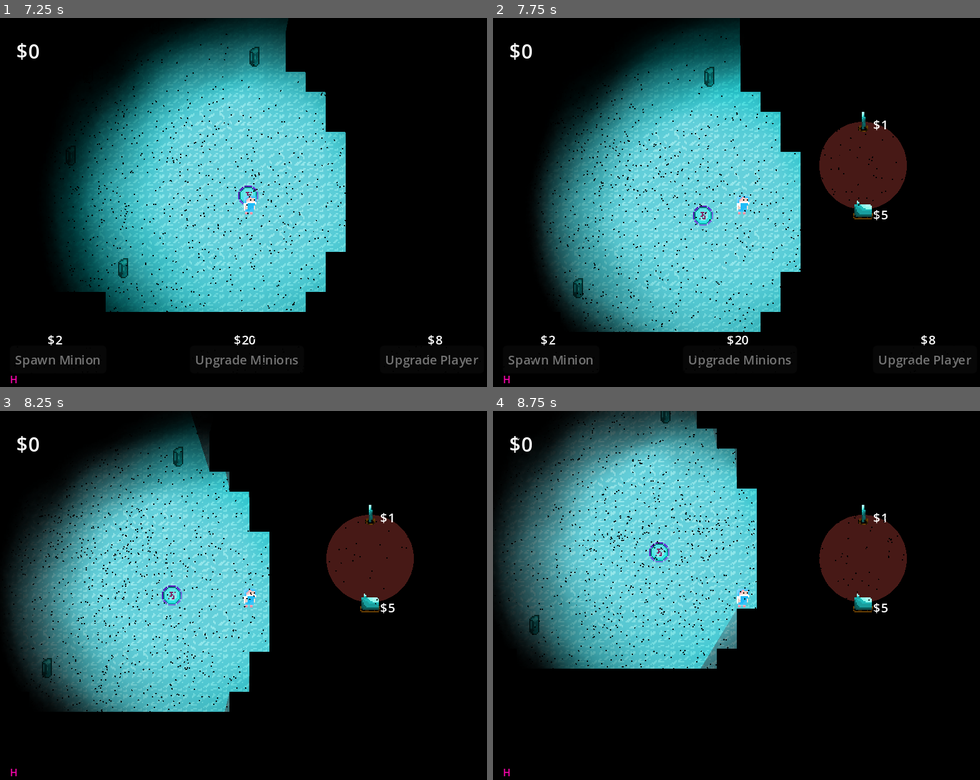
Above: before the commit, frames 1-4 (two rows, left to right).
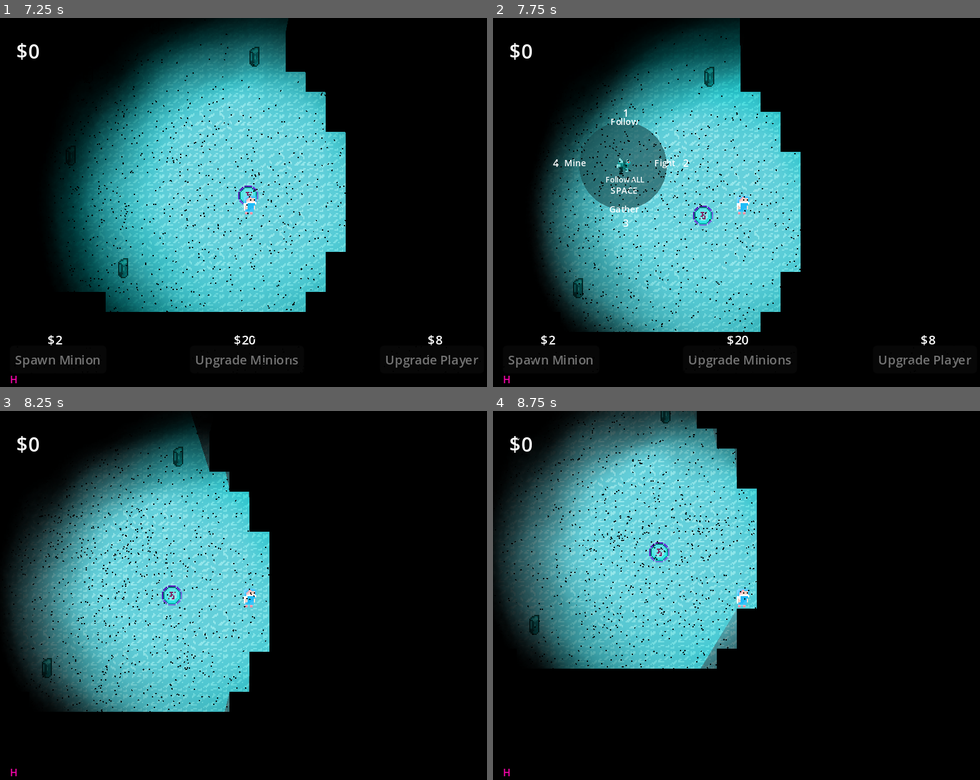
Above: after the commit, the same moments.

Repository: ConnorChow/LudumDare2024
Game: Godot game, scene res://Scenes/World.tscn
The game is run twice, just before and just after one commit, with the same random seed, the same clock (stepped at 60 frames per second) and the same inputs.
Inputs (mouse positions are in pixels of both pictures, inside the frame that each line leads up to):
- Up to frame 1 (7.25 s): move the mouse to (360, 187) at 0.52 s; hold Right (right) 0.53-1.28 s; tap 1 (1) at 0.6 s; tap 2 (2) at 0.8, 1.35 s; move the mouse to (150, 224) at 1.27 s; hold Down (down) 1.28-2.03 s; tap 3 (3) at 1.55, 2.1 s; move the mouse to (301, 121) at 2.02 s; hold Right (right) 2.03-2.78 s; tap 4 (4) at 2.3, 2.85 s; move the mouse to (224, 279) at 2.77 s; hold Up (up) 2.78-3.53 s; tap 5 (5) at 3.05, 3.6 s; move the mouse to (399, 261) at 3.52 s; hold Left (left) 3.53-5.03 s; tap R (assign_foraging) at 3.8, 4.35 s; move the mouse to (102, 150) at 4.27 s; tap F (follow) at 4.55, 5.1 s; move the mouse to (272, 206) at 5.02 s; hold Down (down) 5.03-5.78 s; tap E (grab) at 5.3, 5.85 s; move the mouse to (175, 110) at 5.77 s; hold Right (right) 5.78-6.53 s; tap Space (role_call) at 6.05, 6.6 s; move the mouse to (360, 187) at 6.52 s; hold Up (up) from 6.53 s (still down); tap Middle mouse button (wheelToggle) at 6.8 s
- Up to frame 2 (7.75 s): move the mouse to (643, 224) at 7.27 s; release Up (up) at 7.28 s; hold Right (right) from 7.28 s (still down); tap Middle mouse button (wheelToggle) at 7.35 s; right-click (643, 224) at 7.55 s
- Up to frame 3 (8.25 s): move the mouse to (301, 514) at 8.02 s; release Right (right) at 8.03 s; hold Down (down) from 8.03 s (still down); right-click (301, 514) at 8.1 s
- Up to frame 4 (8.75 s): keep holding Down (down); tap 1 (1) at 8.3 s

Frame 1 is identical in both runs. In frame 2, 6.8% of the frame differs, in the area x 12-85%, y 24-57%; in frame 3, 3.5%; in frame 4, 3.5%.

Commit message:
improved controls

Diff:
--- a/Player/Player.gd
+++ b/Player/Player.gd
@@ -32,6 +32,11 @@
 #buy player upgrades
 @onready var cur_player_label = $UiNodes/buyMenu/curPlayerLabel
 @onready var buy_player = $UiNodes/buyMenu/buyPlayer
+
+#minionwheel
+var minionWheel : bool = false
+@onready var direct_wheel = $UiNodes/directWheel
+
 
 #placeable objects
 var wheelOpen : bool = false
@@ -147,6 +152,18 @@
 				pass
 			if Input.is_action_just_pressed("5"):
 				pass
+		else:
+			if Input.is_action_just_pressed("1"):
+				antFollow()
+			if Input.is_action_just_pressed("2"):
+				antFight()
+			if Input.is_action_just_pressed("3"):
+				antForage()
+			if Input.is_action_just_pressed("4"):
+				antMine()
+			if Input.is_action_just_pressed("5"):
+				pass
+
 
 	if Input.is_action_just_pressed("recall"):
 		if heldObject != null:
@@ -156,6 +173,14 @@
 	if Input.is_action_just_pressed("wheelToggle"):
 		place_wheel.visible = !place_wheel.visible
 		wheelOpen = !wheelOpen
+		direct_wheel.visible = false
+		minionWheel = false
+
+	if Input.is_action_just_pressed("minionWheel"):
+		direct_wheel.visible = !direct_wheel.visible
+		minionWheel= !minionWheel
+		place_wheel.visible = false
+		wheelOpen = false
 
 	if Input.is_action_just_pressed("grab"):
 		if canGrab:
@@ -173,24 +198,8 @@
 						modMaxSpeed = maxSpeed * .6
 						break
 
-	if Input.is_action_just_pressed("follow"):
-		var i = grab_box.get_overlapping_areas()
-		for g in i:
-			var potential_ant : Node2D = g.get_parent() as Node2D
-			if potential_ant.is_in_group("ant"):
-				print("ant")
-				potential_ant.call_deferred("_receive_command_follow")
-				following_ants.append(potential_ant)
-
-	if Input.is_action_just_pressed("role_call"):
-		for ant in get_tree().get_nodes_in_group("ant"):
-			(ant as Node2D).call_deferred("_receive_command_follow")
-			following_ants.append(ant as Node2D)
-
-	if Input.is_action_just_pressed("assign_foraging"):
-		for ant in following_ants:
-			ant.call_deferred("_receive_command_forage")
-		following_ants.clear()
+
+
 var following_ants : Array
 
 #start recalling
@@ -273,6 +282,8 @@
 	buy_menu.visible = true
 	wheelOpen = false
 	place_wheel.visible = false
+	direct_wheel.visible = false
+	minionWheel = false
 
 func buyDisable():
 	canBuy = false
@@ -347,3 +358,54 @@
 
 func _on_battle_tower_button_pressed():
 	placeObject("Battle")
+
+func roleCall():
+	for ant in get_tree().get_nodes_in_group("ant"):
+		(ant as Node2D).call_deferred("_receive_command_follow")
+		following_ants.append(ant as Node2D)
+
+
+func antForage():
+	for ant in following_ants:
+		ant.call_deferred("_receive_command_forage")
+		following_ants.clear()
+
+
+func antFollow():
+	var i = grab_box.get_overlapping_areas()
+	for g in i:
+		var potential_ant : Node2D = g.get_parent() as Node2D
+		if potential_ant.is_in_group("ant"):
+			potential_ant.call_deferred("_receive_command_follow")
+			following_ants.append(potential_ant)
+
+func antFight():
+
+	pass
+
+func antMine():
+
+	pass
+
+
+func _on_fight_button_pressed():
+	antFight()
+
+
+
+func _on_follow_button_pressed():
+	antFollow()
+
+
+func _on_mine_button_pressed():
+	antMine()
+
+
+
+func _on_gather_button_pressed():
+	antForage()
+
+
+
+func _on_role_call_pressed():
+	roleCall()
--- a/Player/Player.tscn
+++ b/Player/Player.tscn
@@ -232,6 +232,15 @@
 offset_bottom = 3.0
 scale = Vector2(1.99982, 1.99982)
 
+[node name="Label" type="Label" parent="UiNodes/placeWheel/Light"]
+use_parent_material = true
+offset_left = -3.0
+offset_top = -19.0
+offset_right = 37.0
+offset_bottom = 4.0
+theme_override_font_sizes/font_size = 8
+text = "1"
+
 [node name="BattleTower" type="Sprite2D" parent="UiNodes/placeWheel"]
 use_parent_material = true
 position = Vector2(16, 11)
@@ -255,6 +264,176 @@
 offset_top = -11.0
 offset_bottom = -3.0
 scale = Vector2(2.00059, 2.00059)
+
+[node name="Label2" type="Label" parent="UiNodes/placeWheel/BattleTower"]
+use_parent_material = true
+offset_top = 5.0
+offset_right = 40.0
+offset_bottom = 28.0
+theme_override_font_sizes/font_size = 8
+text = "2"
+
+[node name="directWheel" type="Control" parent="UiNodes"]
+use_parent_material = true
+anchors_preset = 0
+offset_right = 40.0
+offset_bottom = 40.0
+
+[node name="MeshInstance2D2" type="MeshInstance2D" parent="UiNodes/directWheel"]
+modulate = Color(0.105882, 0.298039, 0.309804, 0.392157)
+use_parent_material = true
+position = Vector2(1159, 727)
+mesh = SubResource("SphereMesh_kil61")
+
+[node name="Sprite2D" type="Sprite2D" parent="UiNodes/directWheel"]
+use_parent_material = true
+position = Vector2(1159, 727)
+texture = ExtResource("2_6cv7j")
+region_enabled = true
+region_rect = Rect2(32, 16, 16, 16)
+
+[node name="Label" type="Label" parent="UiNodes/directWheel/Sprite2D"]
+use_parent_material = true
+offset_left = -24.0
+offset_top = -46.0
+offset_right = 27.0
+offset_bottom = -23.0
+theme_override_font_sizes/font_size = 7
+text = "Follow"
+horizontal_alignment = 1
+vertical_alignment = 1
+
+[node name="Label2" type="Label" parent="UiNodes/directWheel/Sprite2D"]
+use_parent_material = true
+offset_left = -64.0
+offset_top = -13.0
+offset_right = -13.0
+offset_bottom = 10.0
+theme_override_font_sizes/font_size = 7
+text = "Mine"
+horizontal_alignment = 1
+vertical_alignment = 1
+
+[node name="Label3" type="Label" parent="UiNodes/directWheel/Sprite2D"]
+use_parent_material = true
+offset_left = 8.0
+offset_top = -13.0
+offset_right = 59.0
+offset_bottom = 10.0
+theme_override_font_sizes/font_size = 7
+text = "Fight"
+horizontal_alignment = 1
+vertical_alignment = 1
+
+[node name="Label4" type="Label" parent="UiNodes/directWheel/Sprite2D"]
+use_parent_material = true
+offset_left = -24.0
+offset_top = 24.0
+offset_right = 27.0
+offset_bottom = 47.0
+theme_override_font_sizes/font_size = 7
+text = "Gather"
+horizontal_alignment = 1
+vertical_alignment = 1
+
+[node name="Label5" type="Label" parent="UiNodes/directWheel/Sprite2D"]
+use_parent_material = true
+offset_left = -24.0
+offset_right = 27.0
+offset_bottom = 23.0
+theme_override_font_sizes/font_size = 6
+text = "Follow ALL"
+horizontal_alignment = 1
+vertical_alignment = 1
+
+[node name="fightButton" type="Button" parent="UiNodes/directWheel/Sprite2D"]
+modulate = Color(1, 1, 1, 0)
+offset_left = 23.0
+offset_top = -8.0
+offset_right = 31.0
+scale = Vector2(2.75217, 1.73507)
+
+[node name="followButton" type="Button" parent="UiNodes/directWheel/Sprite2D"]
+modulate = Color(1, 1, 1, 0)
+offset_left = -10.0
+offset_top = -40.0
+offset_right = -2.0
+offset_bottom = -32.0
+scale = Vector2(2.75217, 1.73507)
+
+[node name="mineButton" type="Button" parent="UiNodes/directWheel/Sprite2D"]
+modulate = Color(1, 1, 1, 0)
+offset_left = -50.0
+offset_top = -8.0
+offset_right = -42.0
+scale = Vector2(2.75217, 1.73507)
+
+[node name="gatherButton" type="Button" parent="UiNodes/directWheel/Sprite2D"]
+modulate = Color(1, 1, 1, 0)
+offset_left = -10.0
+offset_top = 30.0
+offset_right = -2.0
+offset_bottom = 38.0
+scale = Vector2(2.75217, 1.73507)
+
+[node name="roleCall" type="Button" parent="UiNodes/directWheel/Sprite2D"]
+modulate = Color(1, 1, 1, 0)
+offset_left = -11.0
+offset_top = 7.0
+offset_right = -3.0
+offset_bottom = 15.0
+scale = Vector2(3.02261, 2.41563)
+
+[node name="Label4" type="Label" parent="UiNodes/directWheel"]
+use_parent_material = true
+layout_mode = 0
+offset_left = 1159.0
+offset_top = 679.0
+offset_right = 1199.0
+offset_bottom = 702.0
+theme_override_font_sizes/font_size = 8
+text = "1"
+
+[node name="Label3" type="Label" parent="UiNodes/directWheel"]
+use_parent_material = true
+layout_mode = 0
+offset_left = 1207.0
+offset_top = 719.0
+offset_right = 1247.0
+offset_bottom = 742.0
+theme_override_font_sizes/font_size = 8
+text = "2"
+
+[node name="Label5" type="Label" parent="UiNodes/directWheel"]
+use_parent_material = true
+layout_mode = 0
+offset_left = 1159.0
+offset_top = 767.0
+offset_right = 1199.0
+offset_bottom = 790.0
+theme_override_font_sizes/font_size = 8
+text = "3"
+
+[node name="Label6" type="Label" parent="UiNodes/directWheel"]
+use_parent_material = true
+layout_mode = 0
+offset_left = 1103.0
+offset_top = 719.0
+offset_right = 1143.0
+offset_bottom = 742.0
+theme_override_font_sizes/font_size = 8
+text = "4"
+
+[node name="Label7" type="Label" parent="UiNodes/directWheel"]
+use_parent_material = true
+layout_mode = 0
+offset_left = 1140.0
+offset_top = 742.0
+offset_right = 1180.0
+offset_bottom = 765.0
+theme_override_font_sizes/font_size = 7
+text = "SPACE"
+horizontal_alignment = 1
 
 [node name="grabBox" type="Area2D" parent="."]
 position = Vector2(-1, 0)
@@ -315,6 +494,11 @@
 [connection signal="pressed" from="UiNodes/buyMenu/buyPlayer" to="." method="_on_buy_player_pressed"]
 [connection signal="pressed" from="UiNodes/placeWheel/Light/LightButton" to="." method="_on_light_button_pressed"]
 [connection signal="pressed" from="UiNodes/placeWheel/BattleTower/BattleTowerButton" to="." method="_on_battle_tower_button_pressed"]
+[connection signal="pressed" from="UiNodes/directWheel/Sprite2D/fightButton" to="." method="_on_fight_button_pressed"]
+[connection signal="pressed" from="UiNodes/directWheel/Sprite2D/followButton" to="." method="_on_follow_button_pressed"]
+[connection signal="pressed" from="UiNodes/directWheel/Sprite2D/mineButton" to="." method="_on_mine_button_pressed"]
+[connection signal="pressed" from="UiNodes/directWheel/Sprite2D/gatherButton" to="." method="_on_gather_button_pressed"]
+[connection signal="pressed" from="UiNodes/directWheel/Sprite2D/roleCall" to="." method="_on_role_call_pressed"]
 [connection signal="timeout" from="grabTimer" to="." method="_on_grab_timer_timeout"]
 [connection signal="timeout" from="recallTimer" to="." method="_on_recall_timer_timeout"]
 [connection signal="timeout" from="iFrames" to="." method="_on_i_frames_timeout"]
--- a/project.godot
+++ b/project.godot
@@ -99,6 +99,13 @@
 , Object(InputEventKey,"resource_local_to_scene":false,"resource_name":"","device":-1,"window_id":0,"alt_pressed":false,"shift_pressed":false,"ctrl_pressed":false,"meta_pressed":false,"pressed":false,"keycode":0,"physical_keycode":4194443,"key_label":0,"unicode":53,"echo":false,"script":null)
 ]
 }
+minionWheel={
+"deadzone": 0.5,
+"events": [Object(InputEventMouseButton,"resource_local_to_scene":false,"resource_name":"","device":-1,"window_id":0,"alt_pressed":false,"shift_pressed":false,"ctrl_pressed":false,"meta_pressed":false,"button_mask":2,"position":Vector2(127, 8),"global_position":Vector2(131, 49),"factor":1.0,"button_index":2,"canceled":false,"pressed":true,"double_click":false,"script":null)
+, Object(InputEventKey,"resource_local_to_scene":false,"resource_name":"","device":-1,"window_id":0,"alt_pressed":false,"shift_pressed":false,"ctrl_pressed":false,"meta_pressed":false,"pressed":false,"keycode":0,"physical_keycode":4194326,"key_label":0,"unicode":0,"echo":false,"script":null)
+, Object(InputEventKey,"resource_local_to_scene":false,"resource_name":"","device":-1,"window_id":0,"alt_pressed":false,"shift_pressed":false,"ctrl_pressed":false,"meta_pressed":false,"pressed":false,"keycode":0,"physical_keycode":4194436,"key_label":0,"unicode":46,"echo":false,"script":null)
+]
+}
 wheelToggle={
 "deadzone": 0.5,
 "events": [Object(InputEventMouseButton,"resource_local_to_scene":false,"resource_name":"","device":-1,"window_id":0,"a …(257 unchanged characters)…
